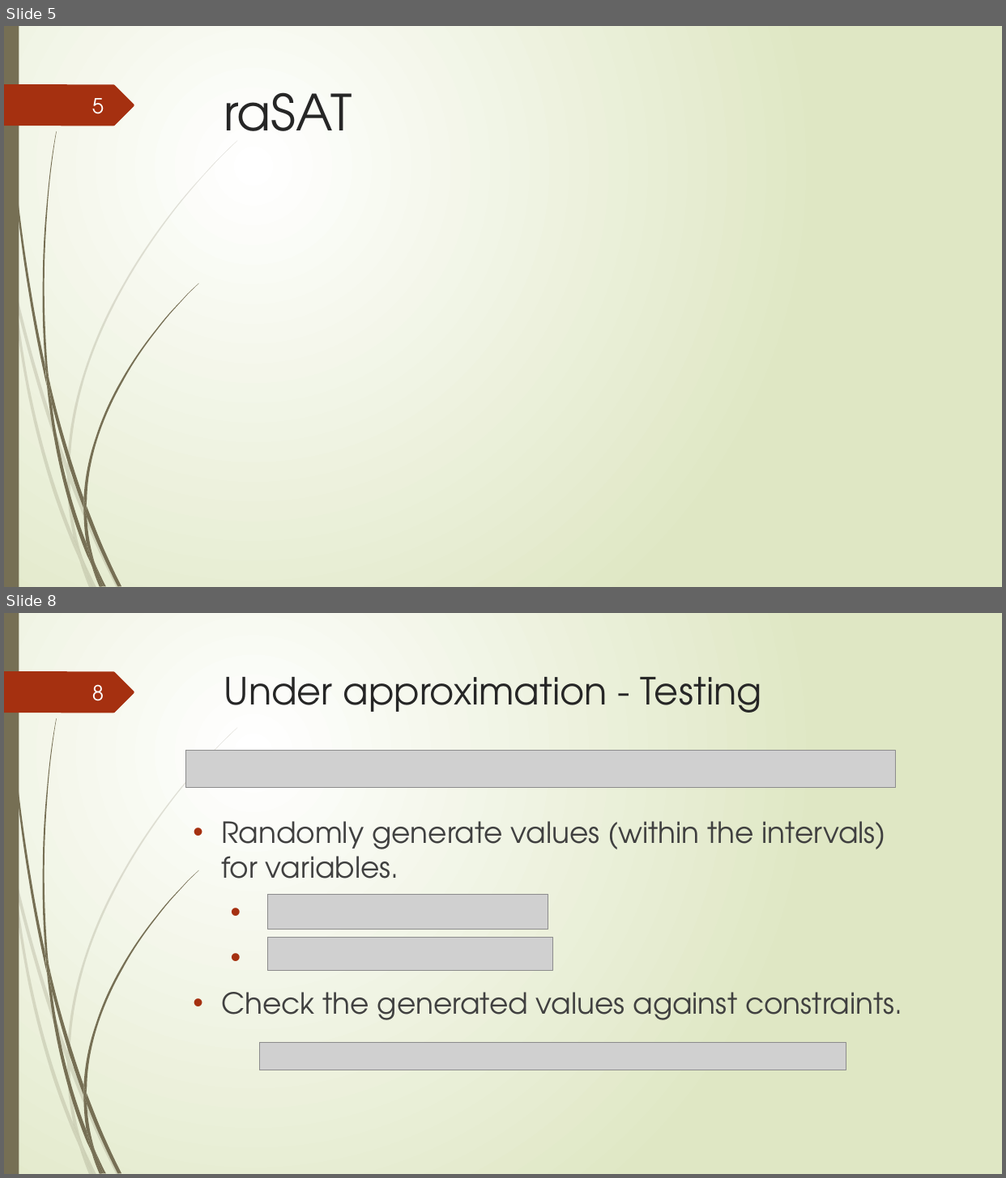
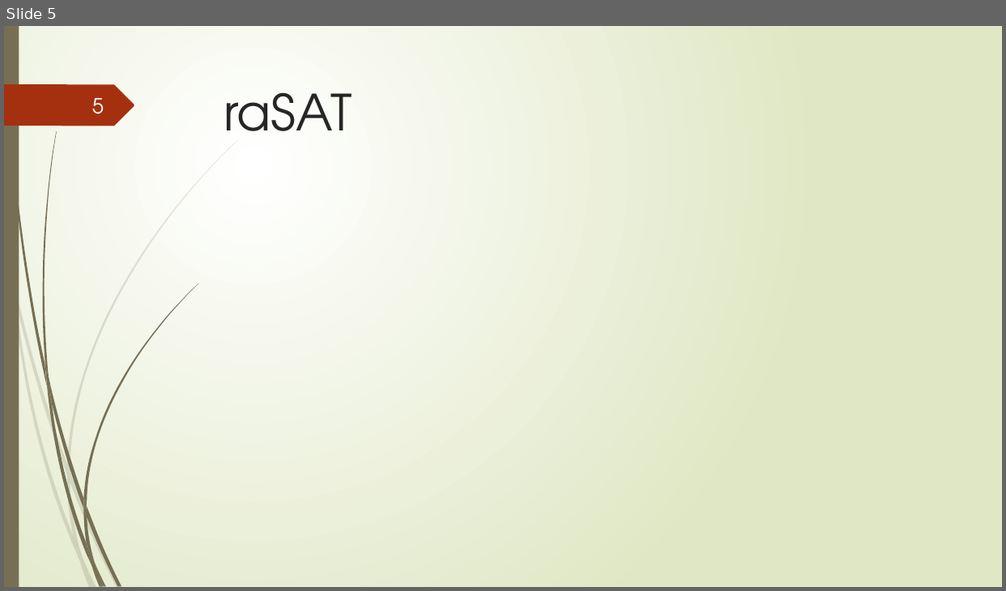
Before and after one commit to tungvx/raSAT, a slide deck: report/midterm.pptx. Shown one above the other, each under a label of ours: slides 5 and 8 before the commit, slide 5 after it; the slides between them are not shown. The pictures are 1006x1178 and 1006x591 pixels, drawn with LibreOffice and Linux fonts; fonts in the diff are those of the drawing; grey boxes stand for pictures. Boxes give left, top, right and bottom in pixels: in the first picture for what was removed or moved away, otherwise in the second. Text is boxed around its words. In the diff, an @@ line names an element or a change of style, - is before the commit and + after.

```diff
--- a/report/midterm.pptx
+++ b/report/midterm.pptx
@@ slide 8 removed at (4, 613, 1002, 1174), background gradient #FFFFFF to #DFE8C4; not listed: 24 template elements that a slide beside it also shows @@
@@ page number removed at (92, 684, 104, 701) @@
-8
@@ title removed at (224, 677, 762, 713) @@
-Under approximation - Testing
@@ picture removed at (186, 751, 896, 787) @@
@@ text removed at (221, 821, 902, 1020) @@
-• Randomly generate values (within the intervals) for variables.
-• Check the generated values against constraints.
@@ picture removed at (268, 895, 549, 930) @@
@@ picture removed at (268, 938, 552, 971) @@
@@ picture removed at (259, 1043, 846, 1071) @@
```
Also in this commit, not shown: 13 slides changed, 5 slides added, 10 other slides removed, 4 other files.
